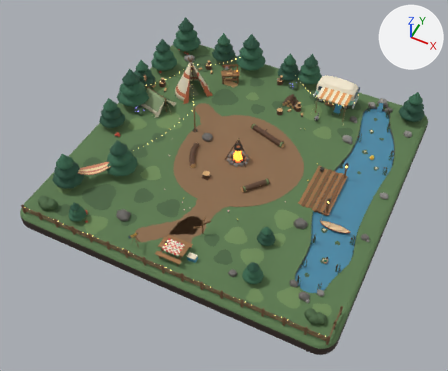
The glTF model client/public/models/campfire.glb, before and after one commit.
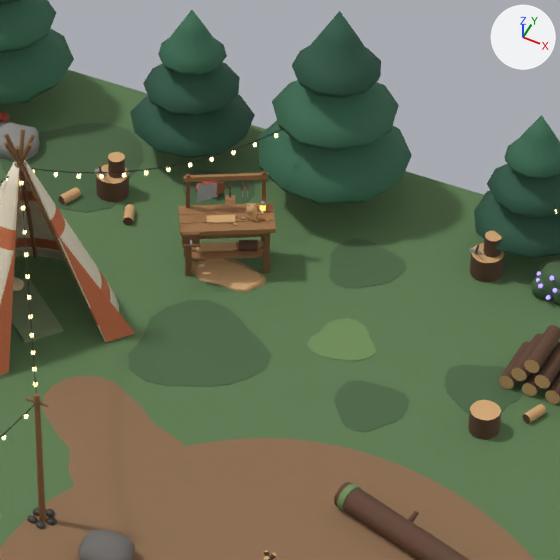
Each version appears first whole from a 50 mm lens placed at (12.53, -27.21, 30.78), pointed at (-0.26, -1.62, -1.2), and next in a close-up on the part from 42% to 66% of the width and 8% to 37% of the height. Arrows for +X, +Y and +Z are at upper right; the lights stay in place. The older version's two pictures come first. Where no turn or scale is listed for an object, it has been applied to the vertices.

The older version as bpy lines, for what is in view:
```python
ob_forage_01_yield = bpy.data.objects.new('Forage_01_Yield', me_forage_01_yieldmesh)
ob_forage_01_yield.location = (-5.2, 8.8, 0.0)
ob_prop_workbench = bpy.data.objects.new('Prop_Workbench', me_prop_workbenchmesh)
ob_prop_workbench.location = (-4.2, 7.35, 0.0)
ob_seat_firepit = bpy.data.objects.new('Seat_Firepit', me_seat_firepitmesh)
ob_seat_firepit.location = (0.0, 0.0, 0.0)
# also in view: 'Campfire_Ground' at (0.0, 0.0, -0.55); 'Campfire_Deco' at (-0.3, -0.14, 0.26); 'Campfire_Grass' at (-0.06, 0.06, -0.01); 'Campfire_Paths' at (-0.32, -2.31, 0.0); 'Campfire_Rocks' at (0.75, 0.8, 0.16)
```
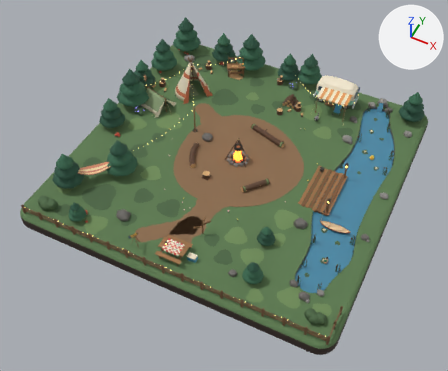
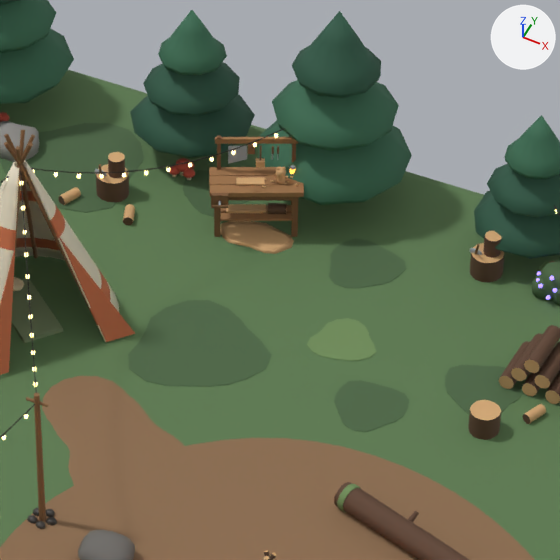
Where the change shows, as pixel boxes [x1, y1, x2, y2] in the close-ups (560 x 560 px):
'Prop_Workbench', moved: before [178, 171, 276, 292]; after [209, 135, 304, 254]
'Forage_01_Yield', moved: before [195, 181, 221, 198]; after [169, 158, 195, 180]

The change in detail:
Object 'Forage_01_Yield' (ob_forage_01_yield) moves from (-5.2, 8.8, 0.0) to (-5.75, 9.0, 0.0).
Object 'Prop_Workbench' (ob_prop_workbench) moves from (-4.2, 7.35, 0.0) to (-4.2, 8.35, 0.0).
